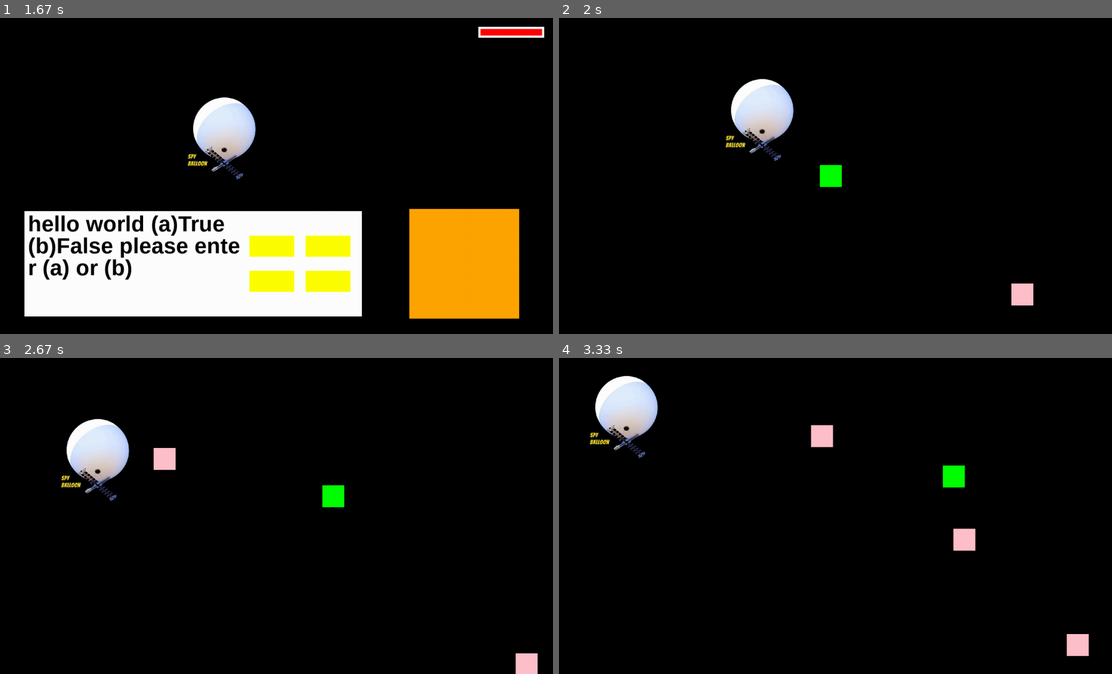
Above: before the commit, frames 1-4 (two rows, left to right).
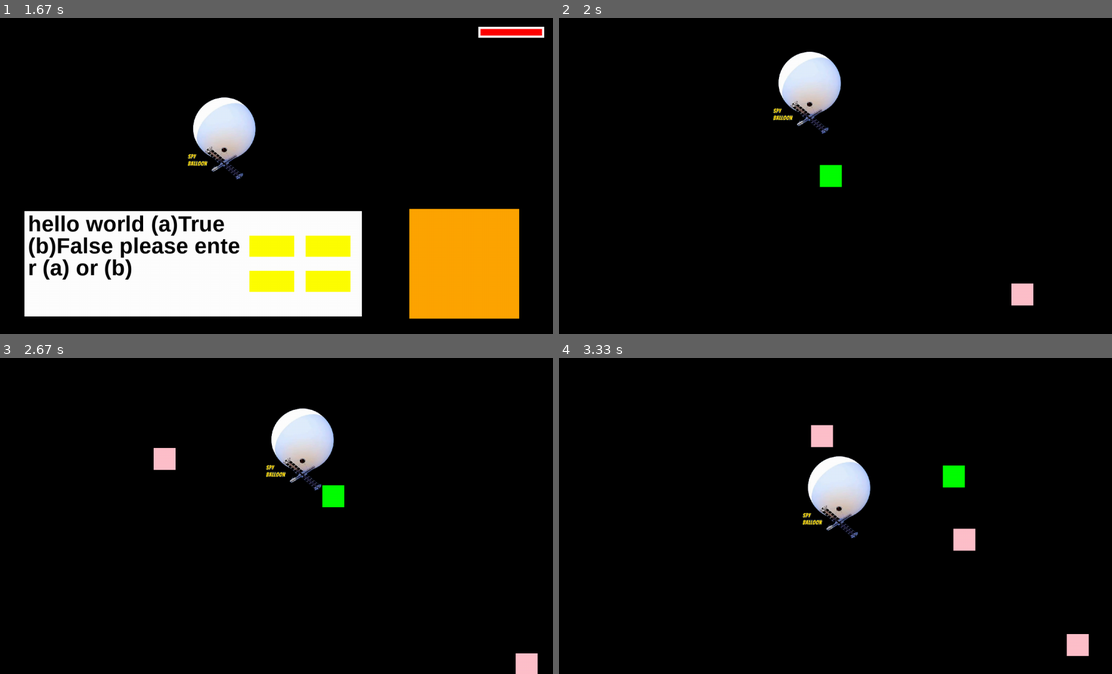
Above: after the commit, the same moments.

Repository: hsiang086/crc-static-exhibition
Game: pygame game, started from main/third_scene.py
Two runs of this game, one before a commit and one after it. Both use one fixed random seed, a clock stepped at 60 frames per second and the inputs below.
Inputs (mouse positions are in pixels of both pictures, inside the frame that each line leads up to):
- Up to frame 1 (1.67 s): tap Space at 0.33 s
- Up to frame 2 (2 s): click (829, 245) at 1.72 s
- Up to frame 3 (2.67 s): hold Right 2-2.47 s; move the mouse to (392, 459) at 2.03 s; hold Up from 2.5 s (still down); tap Space at 2.57 s
- Up to frame 4 (3.33 s): release Up at 2.8 s; hold Right 2.83-3.3 s; tap Space at 2.9, 3.2 s

Frame 1 is identical in both runs. In frame 2, 3.7% of the frame differs, in the area x 30-52%, y 10-46%; in frame 3, 3.9%, in the area x 11-61%, y 15-46%; in frame 4, 3.9%.

Commit message:
fix trianglemotion not work

Diff:
--- a/main/third_scene.py
+++ b/main/third_scene.py
@@ -141,7 +141,6 @@
 
         self.m_x = 1
         self.m_y = sqrt(3)
-        self.bf_bool = True
         self.triangle_speed = 3
         self.step = 45
 
@@ -149,7 +148,6 @@
         self.movetriangle_bool = not self.movecircle_bool
 
         self.bullet_is_flying = False
-        self.strike = False
 
     def circlemotion(self):
         theta_degree = self.theta * 2 * pi / 360
@@ -166,16 +164,17 @@
         # bf_bool = True
 
 
+        self.bf_bool = True
         self.count += 1
 
-        if self.count == 3 * self.step:
+        if self.count >= 3 * self.step:
             self.rect.centerx = int(self.bf_x) + 1
             self.rect.centery = int(self.bf_y) + 2
+            self.count = 0
             self.bf_bool = False
             self.check = True
 
-        self.count %= 3 * self.step
-        if self.count < self.step and self.count > 0:
+        if self.count < self.step:
             self.bf_x += self.m_x * self.triangle_speed
             self.bf_y += self.m_y * self.triangle_speed
 
@@ -211,8 +210,9 @@
                     self.bullet_is_flying = True
 
         if self.bullet_is_flying:
-            if self.rect.collidepoint(bullet.rect.center) and not self.strike:
-                self.strike = True
+            if self.rect.collidepoint(bullet.rect.center):
+                bullet.rect.x = WIDTH
+                bullet.rect.y = HEIGHT + 30
                 shooting_scene.remove(bullet)
                 self.change = not self.change
                 decrease_bool = True
@@ -331,9 +331,8 @@
         global shooting, q, balloon
         q += 1
         shooting = not shooting
-        balloon.strike = False
-        balloon.r = 200
-        balloon.step = 90
+        # balloon.r = 200
+        # balloon.step = 90
 
 
     def update(self):
